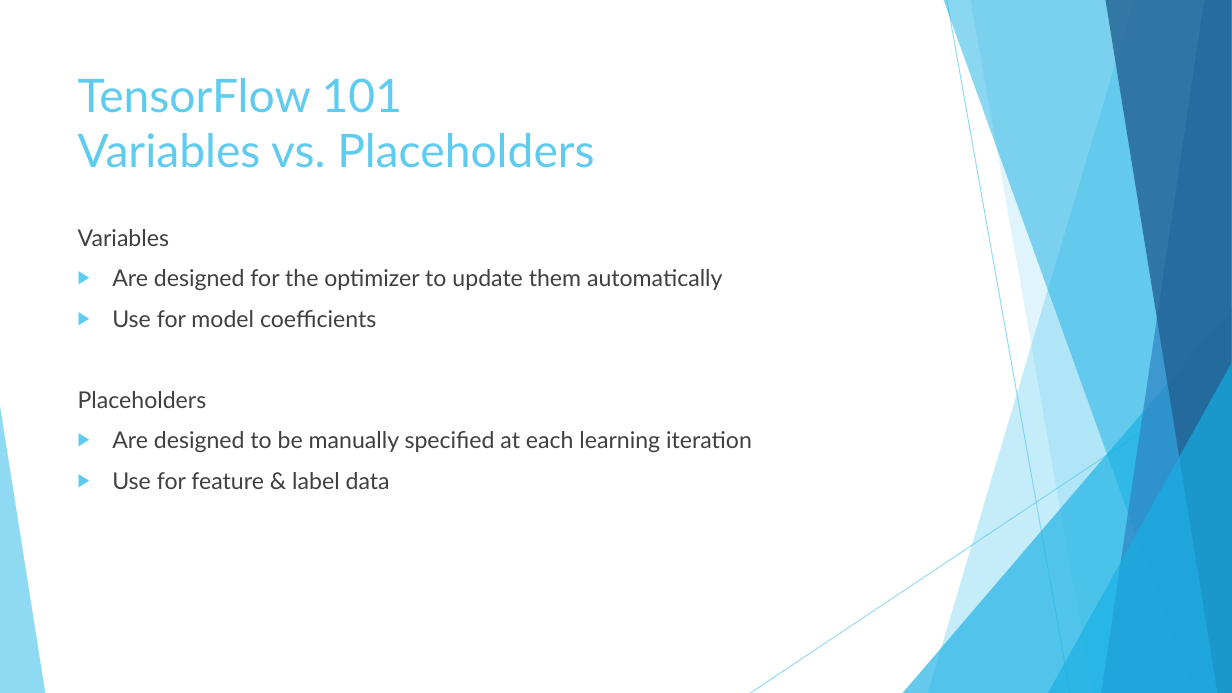
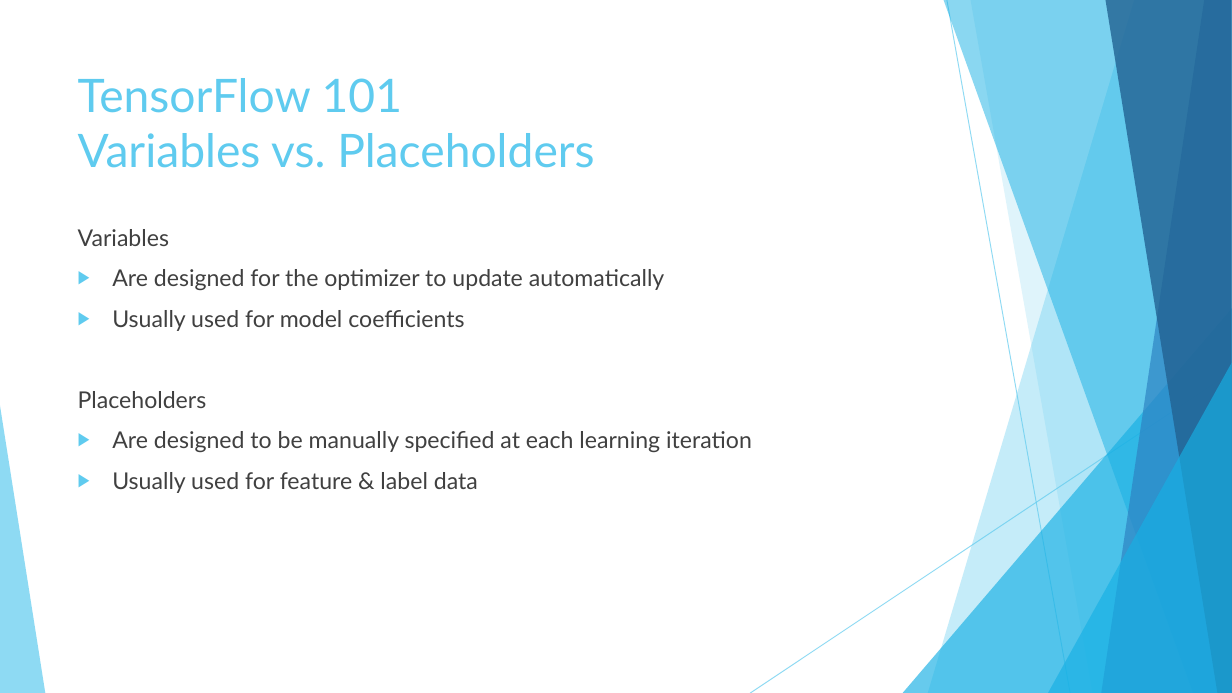
Before and after one commit to Calvinxc1/TensorFlow_Presentation, a slide deck: slide 13 of Intro to TensorFlow.pptx. Drawn at 1232x693 pixels with LibreOffice and Linux fonts; fonts in the diff are those of the drawing. Boxes give left, top, right and bottom in pixels: in the first picture for what was removed or moved away, otherwise in the second. Text is boxed around its words. In the diff, an @@ line names an element or a change of style, - is before the commit and + after.

```diff
--- a/Intro to TensorFlow.pptx
+++ b/Intro to TensorFlow.pptx
@@ text at box(112, 269, 665, 331): text changed @@
-▶ Are designed for the optimizer to update them automatically
-▶ Use for model coefficients
+▶ Are designed for the optimizer to update automatically
+▶ Usually used for model coefficients
@@ text at box(112, 472, 478, 493): text changed @@
-▶ Use for feature & label data
+▶ Usually used for feature & label data
```
Also in this commit, not shown: 8 other slides changed, 1 other file.
